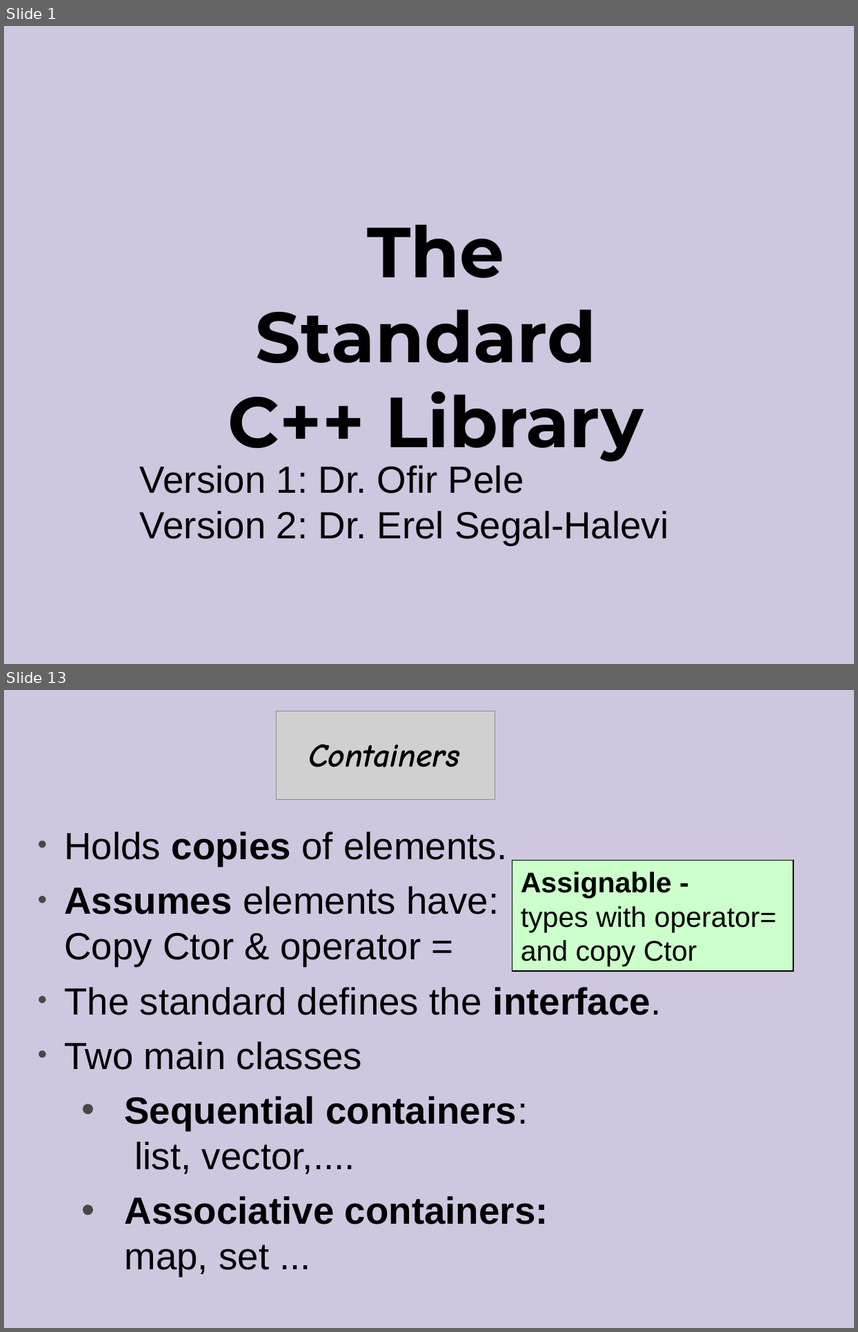
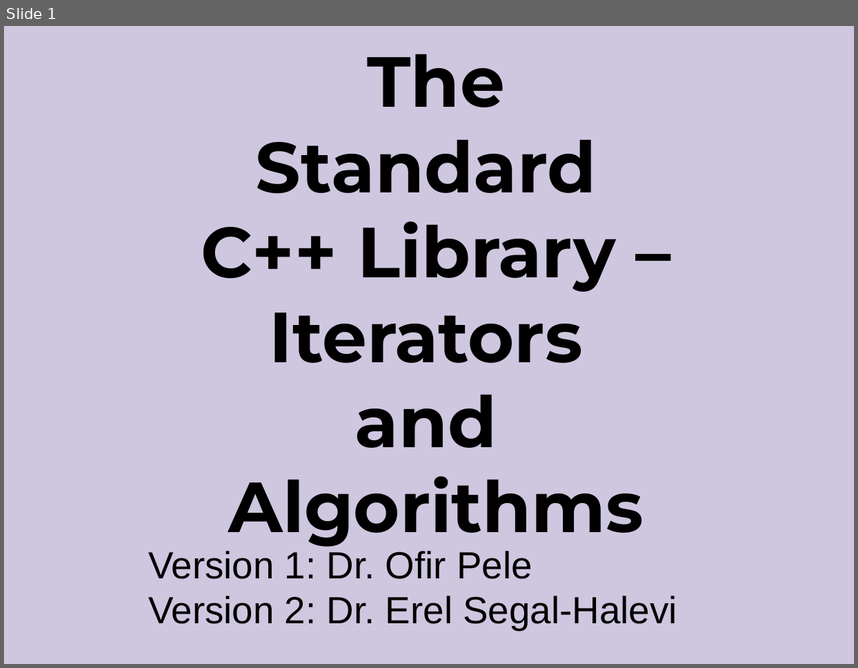
Before and after one commit to cpp-at-ariel/cpp-5778, a slide deck: week11-stl-algorithms/slides.odp. Shown one above the other, each under a label of ours: slides 1 and 13 before the commit, slide 1 after it; the slides between them are not shown. The pictures are 858x1332 and 858x668 pixels, drawn with LibreOffice and Linux fonts; fonts in the diff are those of the drawing; grey boxes stand for pictures. Boxes give left, top, right and bottom in pixels: in the first picture for what was removed or moved away, otherwise in the second. Text is boxed around its words. In the diff, an @@ line names an element or a change of style, - is before the commit and + after.

```diff
--- a/week11-stl-algorithms/slides.odp
+++ b/week11-stl-algorithms/slides.odp
@@ slide 13 removed at [4,690,854,1328], background #CEC7DF @@
@@ picture removed at [276,711,495,800] @@
@@ free removed at [296,726,474,782] @@
-Containers
@@ text removed at [64,831,662,1276] @@
-• Holds copies of elements.
-• Assumes elements have:
-  Copy Ctor & operator =
-• The standard defines the interface.
-• Two main classes
-  • Sequential containers:
-    list, vector,....
-  • Associative containers:
-    map, set ...
@@ freeform shape removed at [513,860,794,971] @@
-Assignable -
-types with operator=
-and copy Ctor
@@ slide 1 changed as well @@
@@ free "The Standard C++ Library –": place and size @@
-free "The Standard C++ Library –" at [183,159,689,423]
+free "The Standard C++ Library –" at [183,74,689,508]
@@ text in free at [201,54,644,546]: text changed @@
-The Standard
-C++ Library
+The Standard
+C++ Library –
+Iterators
+and
+Algorithms
@@ text "Version 1: Dr. Ofir Pele": place and size @@
-text "Version 1: Dr. Ofir Pele" at [140,465,668,545]
+text "Version 1: Dr. Ofir Pele" at [148,550,677,630]
```
Also in this commit, not shown: 44 other slides removed, 15 other files.
